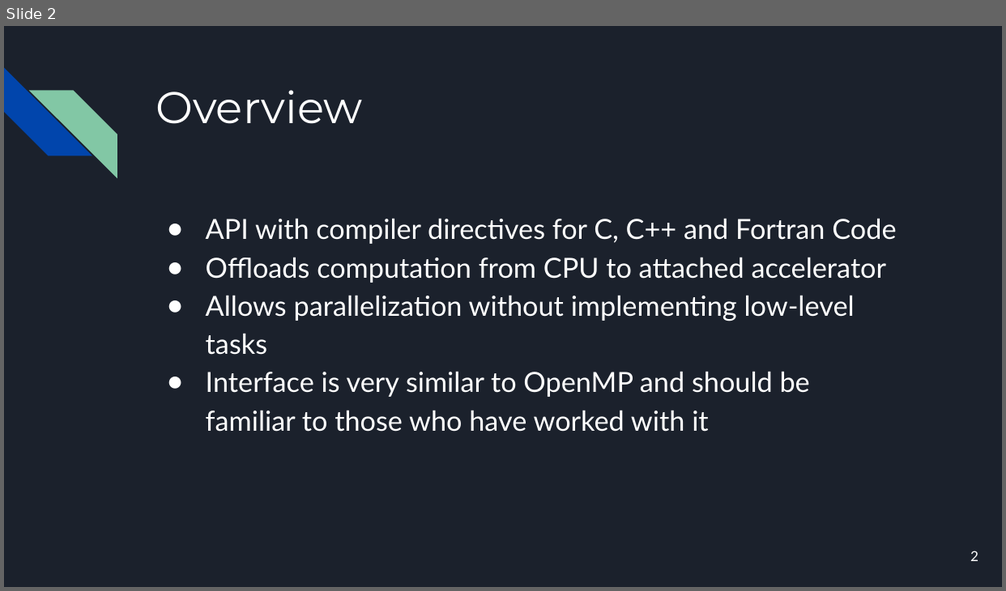
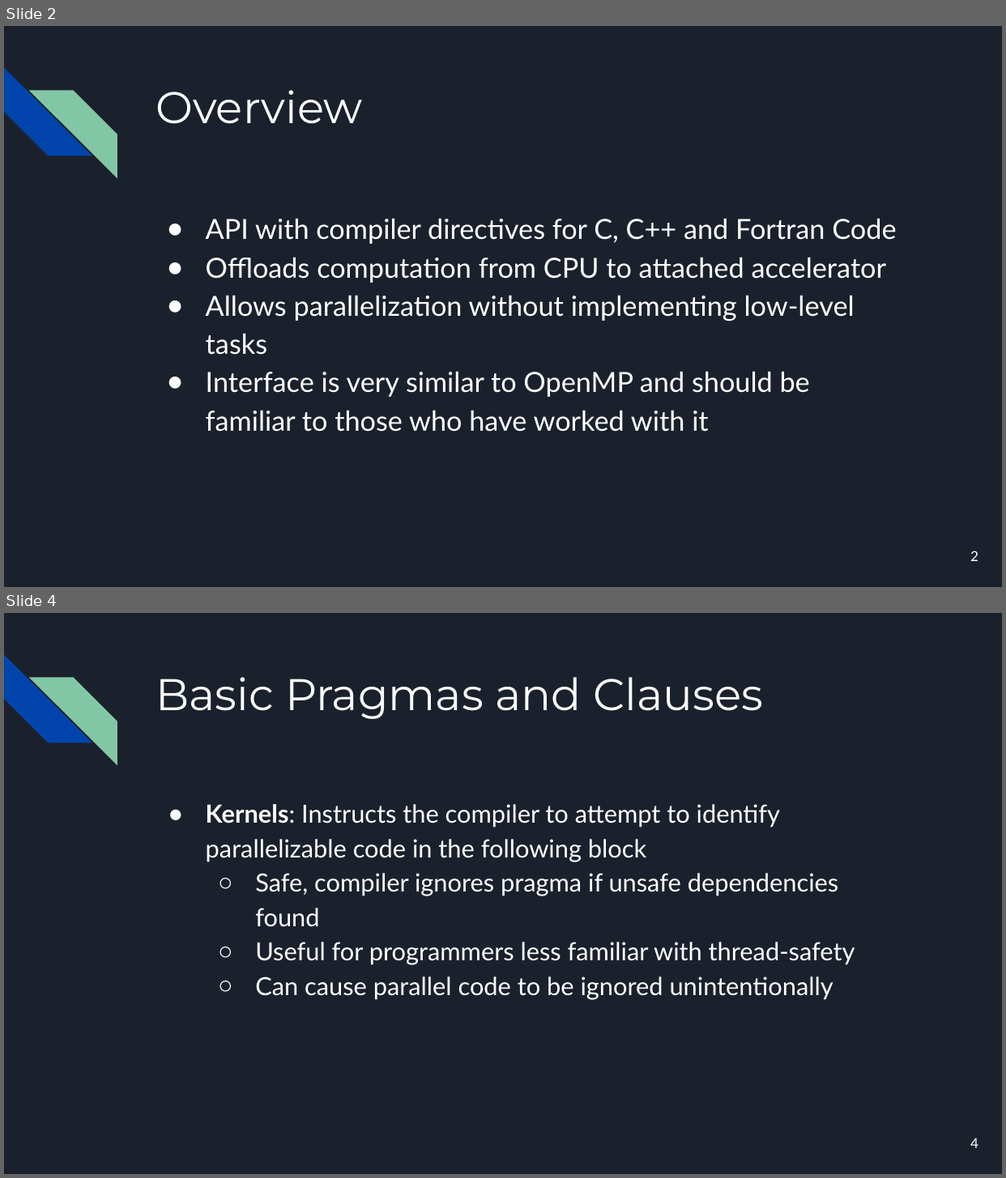
Before and after one commit to Jack-Ansley/1645Project, a slide deck: project.pptx. Shown one above the other, each under a label of ours: slide 2 before the commit, slides 2 and 4 after it; the slides between them are not shown. The pictures are 1006x591 and 1006x1178 pixels, drawn with LibreOffice and Linux fonts; fonts in the diff are those of the drawing. Boxes give left, top, right and bottom in pixels: in the first picture for what was removed or moved away, otherwise in the second. Text is boxed around its words. In the diff, an @@ line names an element or a change of style, - is before the commit and + after.

```diff
--- a/project.pptx
+++ b/project.pptx
@@ slide 4 added at (x1=4, y1=613, x2=1002, y2=1174), background #1B212C; not listed: 2 template elements that a slide beside it also shows @@
@@ title added at (x1=155, y1=677, x2=763, y2=719), 32 pt, text #FFFFFF @@
+Basic Pragmas and Clauses
@@ text added at (x1=206, y1=804, x2=855, y2=1000), 18 pt, text #FFFFFF @@
+● Kernels: Instructs the compiler to attempt to identify parallelizable code in the following block
+  ○ Safe, compiler ignores pragma if unsafe dependencies found
+  ○ Useful for programmers less familiar with thread-safety
+  ○ Can cause parallel code to be ignored unintentionally
@@ page number added at (x1=970, y1=1138, x2=978, y2=1148), 10 pt, text #FFFFFF @@
+4
```
Also in this commit, not shown: 3 slides changed, 13 other slides added.
